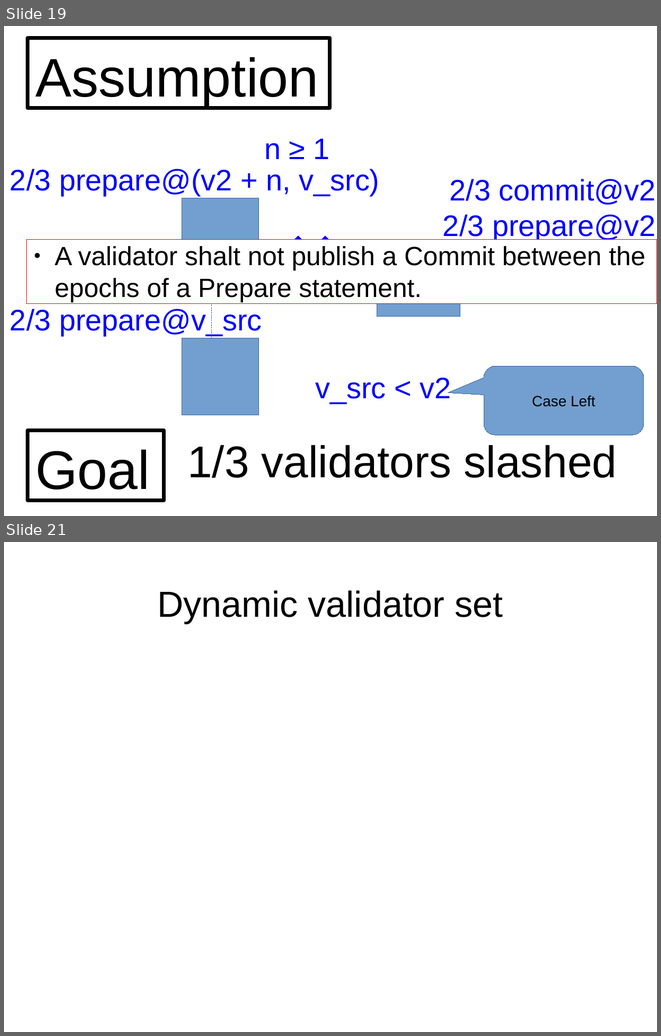
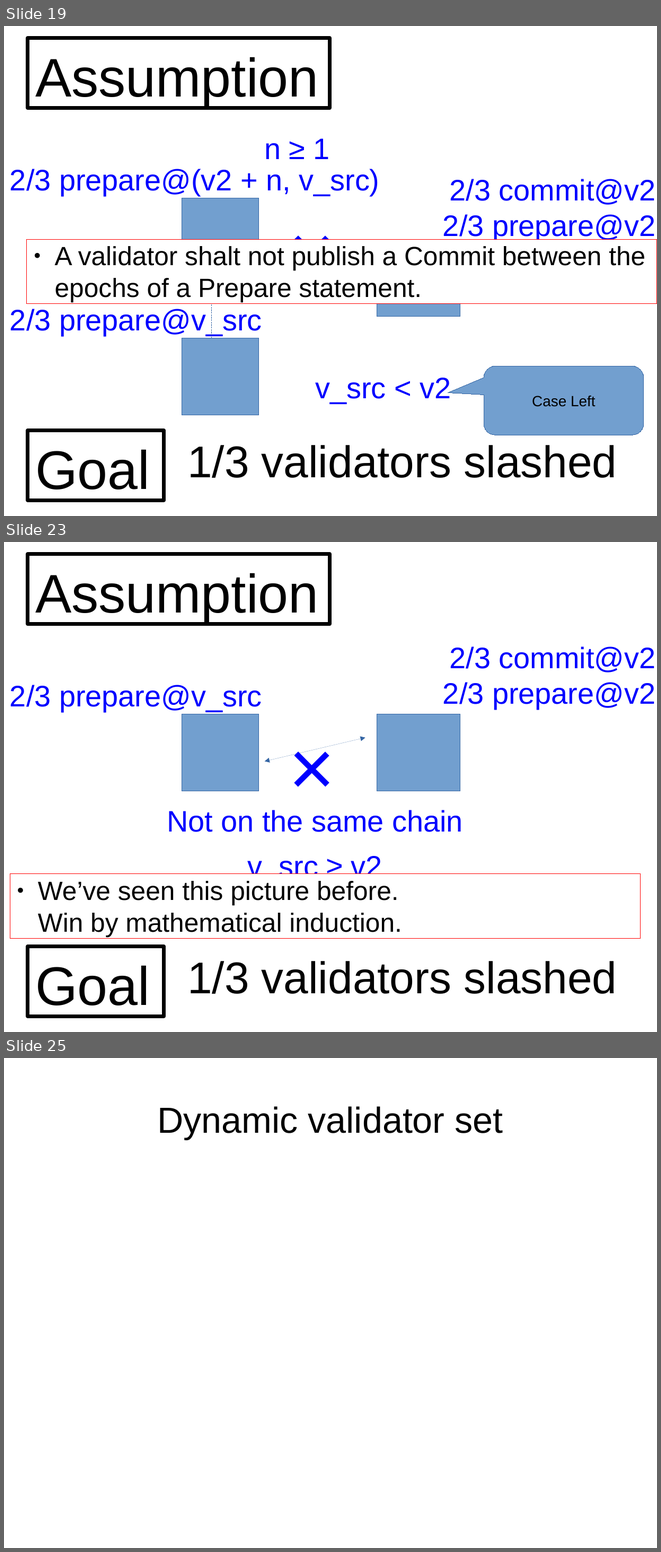
Before and after one commit to palmskog/pos, a slide deck: slide.odp. Shown one above the other, each under a label of ours: slides 19 and 21 before the commit, slides 19, 23 and 25 after it; the slides between them are not shown. The pictures are 661x1036 and 661x1552 pixels, drawn with LibreOffice and Linux fonts; fonts in the diff are those of the drawing. Boxes give left, top, right and bottom in pixels: in the first picture for what was removed or moved away, otherwise in the second. Text is boxed around its words. In the diff, an @@ line names an element or a change of style, - is before the commit and + after.

Commit message:
More slides

```diff
--- a/slide.odp
+++ b/slide.odp
@@ slide 23 added at (4,542,657,1032), background #FFFFFF @@
@@ rectangle added at (28,554,330,624), outline #000000 4.31 pt, 66 pt, text #000000 @@
+Assumption
@@ text added at (443,646,656,709), 36 pt, text #0000FF @@
+2/3 commit@v2
+2/3 prepare@v2
@@ text added at (10,685,262,712), 36 pt, text #0000FF @@
+2/3 prepare@v_src
@@ rectangle added at (182,714,259,791), fill #729FCF, outline #3465A4 0 pt @@
@@ text added at (271,714,354,820), 96 pt, text #0000FF @@
+×
@@ rectangle added at (377,714,460,791), fill #729FCF, outline #3465A4 0 pt @@
@@ double arrow added from (265, 761) to (365, 738), #3465A4 0 pt @@
@@ text added at (167,810,463,832), 36 pt, text #0000FF @@
+Not on the same chain
@@ text added at (248,856,382,882), 36 pt, text #0000FF @@
+v_src ≥ v2
@@ rectangle added at (10,874,641,938), fill #FFFFFF, outline #FF0000 0 pt, 32 pt, text #000000 @@
+● We’ve seen this picture before.
+  Win by mathematical induction.
@@ rectangle added at (28,946,164,1016), outline #000000 4.31 pt, 66 pt, text #000000 @@
+Goal
@@ text added at (187,961,617,994), 54 pt, text #000000 @@
+1/3 validators slashed
@@ what was slide 21 is now slide 25 @@
```
Also in this commit, not shown: 3 other slides added.
